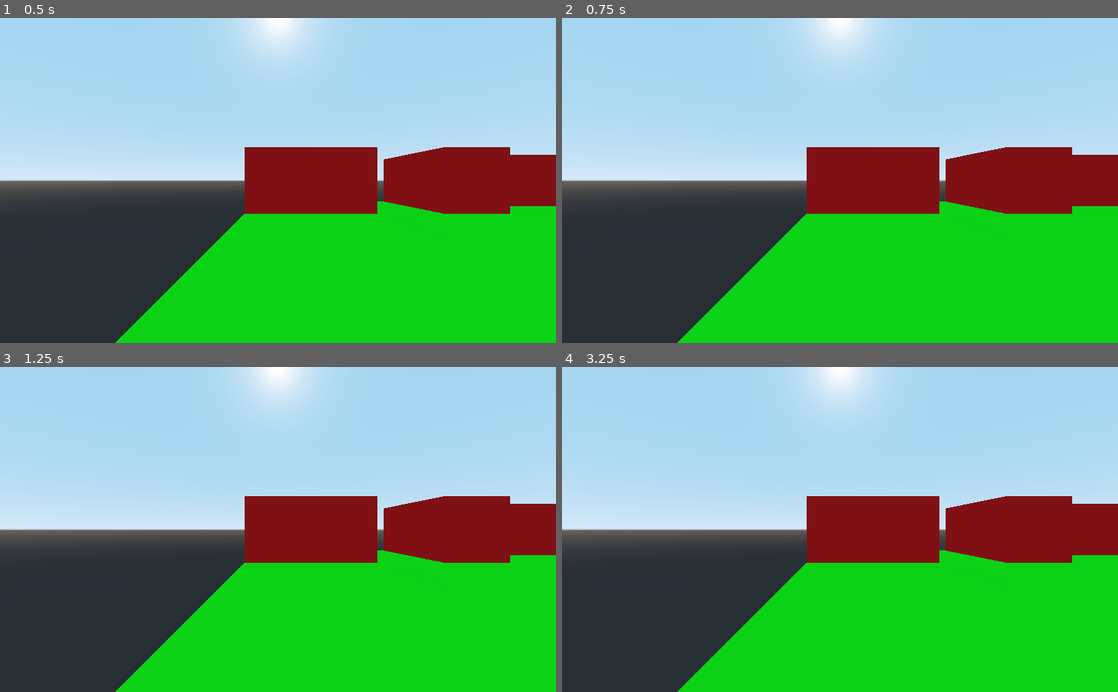
Above: before the commit, frames 1-4 (two rows, left to right).
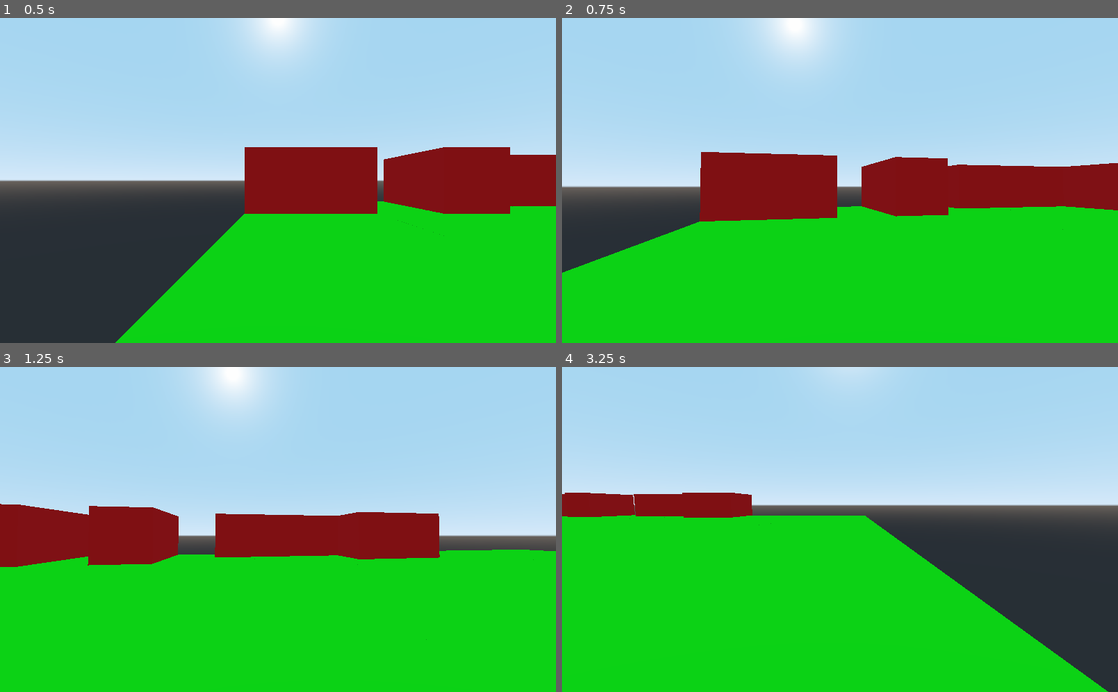
Above: after the commit, the same moments.

Repository: dktr0/NotWaitingForGodot
Game: Godot game, scene res://NotWaitingForGodot.tscn
Two runs of this game, one before a commit and one after it. Both use one fixed random seed, a clock stepped at 60 frames per second and the inputs below.
Inputs (mouse positions are in pixels of both pictures, inside the frame that each line leads up to):
- Up to frame 1 (0.5 s): no input
- Up to frame 2 (0.75 s): tap Enter at 0.5 s; move the mouse to (962, 164) at 0.52 s; hold D (left_stick_right, bound only after the commit) from 0.53 s (still down); click (962, 164) at 0.67 s
- Up to frame 3 (1.25 s): keep holding D (left_stick_right, bound only after the commit)
- Up to frame 4 (3.25 s): move the mouse to (728, 545) at 1.27 s; release D (left_stick_right, bound only after the commit) at 1.28 s; hold S (left_stick_down, bound only after the commit) 1.28-2.03 s; click (728, 545) at 1.42 s; move the mouse to (895, 458) at 2.02 s; hold D (left_stick_right, bound only after the commit) 2.03-2.78 s; click (895, 458) at 2.17 s; move the mouse to (812, 594) at 2.77 s; hold W (left_stick_up, bound only after the commit) from 2.78 s (still down); click (812, 594) at 2.92 s

Frame 1 is identical in both runs. In frame 2, 20% of the frame differs, in the area x 0-100%, y 0-100%; in frame 3, 28%; in frame 4, 41%.

Commit message:
added keyboard look and movement

Diff:
--- a/Player.gd
+++ b/Player.gd
@@ -9,10 +9,21 @@
 var mouse_sensitivity = 0.05;
 
 func _ready():
+	Input.set_mouse_mode(Input.MOUSE_MODE_CAPTURED)
 	var camera = Camera.new();
 	camera.name ="Camera";
 	add_child(camera);
 	# TODO: need to add collision shape from code instead of in node graph
+
+func _input(event):
+	if event is InputEventMouseMotion:
+		rotate_y(deg2rad(-event.relative.x * mouse_sensitivity))
+		$Camera.rotate_x(deg2rad(-event.relative.y * mouse_sensitivity))
+		$Camera.rotation.x = clamp($Camera.rotation.x, deg2rad(-90), deg2rad(90))
+	if event is InputEventKey and event.scancode == KEY_ESCAPE:
+		Input.set_mouse_mode(Input.MOUSE_MODE_VISIBLE)
+	if event is InputEventMouseButton and event.button_index == BUTTON_LEFT:
+		Input.set_mouse_mode(Input.MOUSE_MODE_CAPTURED)
 
 func _physics_process(delta):
 	if global_translation.y > 0:
--- a/project.godot
+++ b/project.godot
@@ -27,21 +27,25 @@
 left_stick_left={
 "deadzone": 0.5,
 "events": [ Object(InputEventJoypadMotion,"resource_local_to_scene":false,"resource_name":"","device":0,"axis":0,"axis_value":-1.0,"script":null)
+, Object(InputEventKey,"resource_local_to_scene":false,"resource_name":"","device":0,"alt":false,"shift":false,"control":false,"meta":false,"command":false,"pressed":false,"scancode":0,"physical_scancode":65,"unicode":0,"echo":false,"script":null)
  ]
 }
 left_stick_right={
 "deadzone": 0.5,
 "events": [ Object(InputEventJoypadMotion,"resource_local_to_scene":false,"resource_name":"","device":0,"axis":0,"axis_value":1.0,"script":null)
+, Object(InputEventKey,"resource_local_to_scene":false,"resource_name":"","device":0,"alt":false,"shift":false,"control":false,"meta":false,"command":false,"pressed":false,"scancode":0,"physical_scancode":68,"unicode":0,"echo":false,"script":null)
  ]
 }
 left_stick_up={
 "deadzone": 0.5,
 "events": [ Object(InputEventJoypadMotion,"resource_local_to_scene":false,"resource_name":"","device":0,"axis":1,"axis_value":-1.0,"script":null)
+, Object(InputEventKey,"resource_local_to_scene":false,"resource_name":"","device":0,"alt":false,"shift":false,"control":false,"meta":false,"command":false,"pressed":false,"scancode":0,"physical_scancode":87,"unicode":0,"echo":false,"script":null)
  ]
 }
 left_stick_down={
 "deadzone": 0.5,
 "events": [ Object(InputEventJoypadMotion,"resource_local_to_scene":false,"resource_name":"","device":0,"axis":1,"axis_value":1.0,"script":null)
+, Object(InputEventKey,"resource_local_to_scene":false,"resource_name":"","device":0,"alt":false,"shift":false,"control":false,"meta":false,"command":false,"pressed":false,"scancode":0,"physical_scancode":83,"unicode":0,"echo":false,"script":null)
  ]
 }
 right_stick_left={
